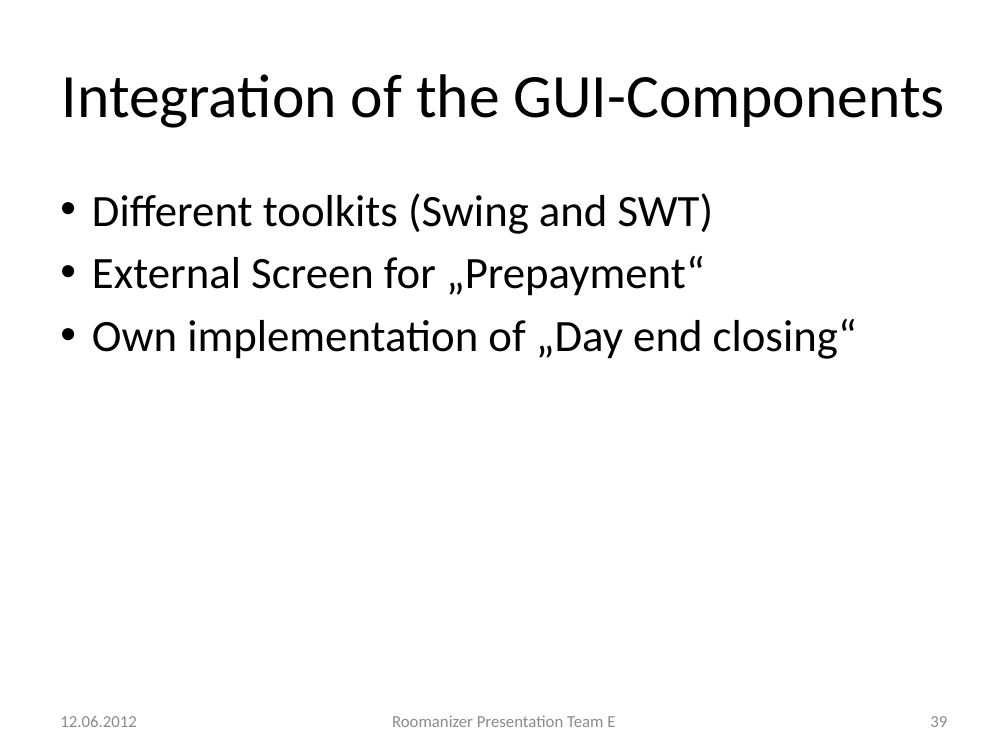
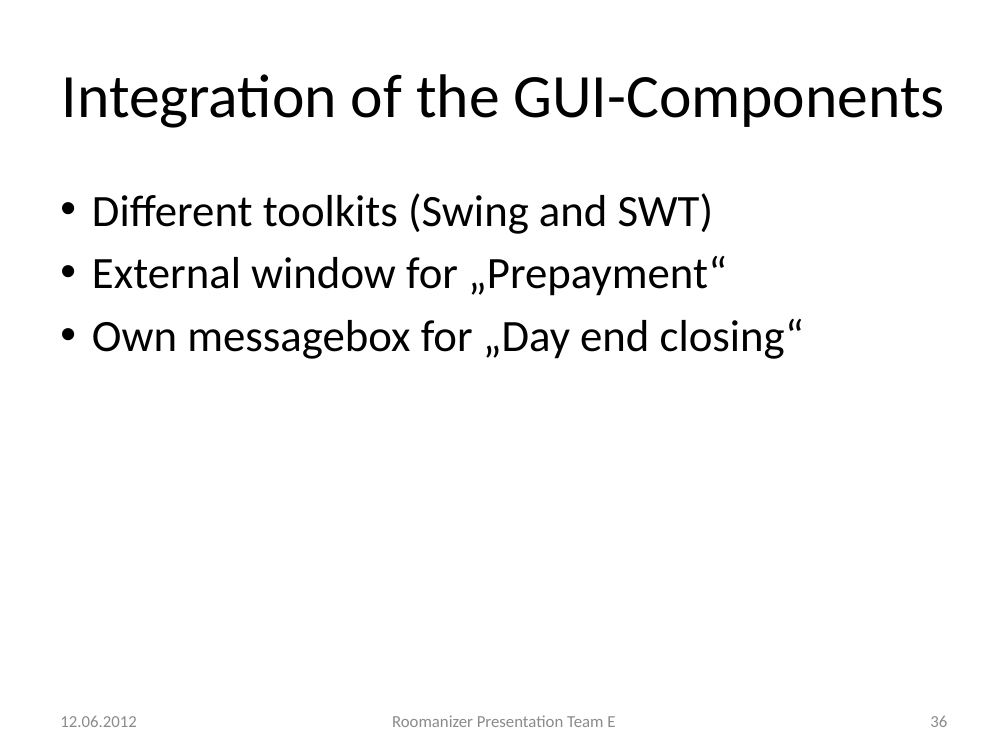
Before and after one commit to markusmo/HotelSoftware, a slide deck: slide 36 of Documentation/Praesentation/PresentationRoomanizer.pptx (slide 39 before the commit). Drawn at 1008x756 pixels with LibreOffice and Linux fonts; fonts in the diff are those of the drawing. Boxes give left, top, right and bottom in pixels: in the first picture for what was removed or moved away, otherwise in the second. Text is boxed around its words. In the diff, an @@ line names an element or a change of style, - is before the commit and + after.

```diff
--- a/Documentation/Praesentation/PresentationRoomanizer.pptx
+++ b/Documentation/Praesentation/PresentationRoomanizer.pptx
@@ text at (92,256,804,359): text changed @@
-• External Screen for „Prepayment“
-• Own implementation of „Day end closing“
+• External window for „Prepayment“
+• Own messagebox for „Day end closing“
@@ page number at (930,716,947,727): text changed @@
-39
+36
```
Also in this commit, not shown: 26 other slides changed, 1 slide added, 4 slides removed, 9 other files.
